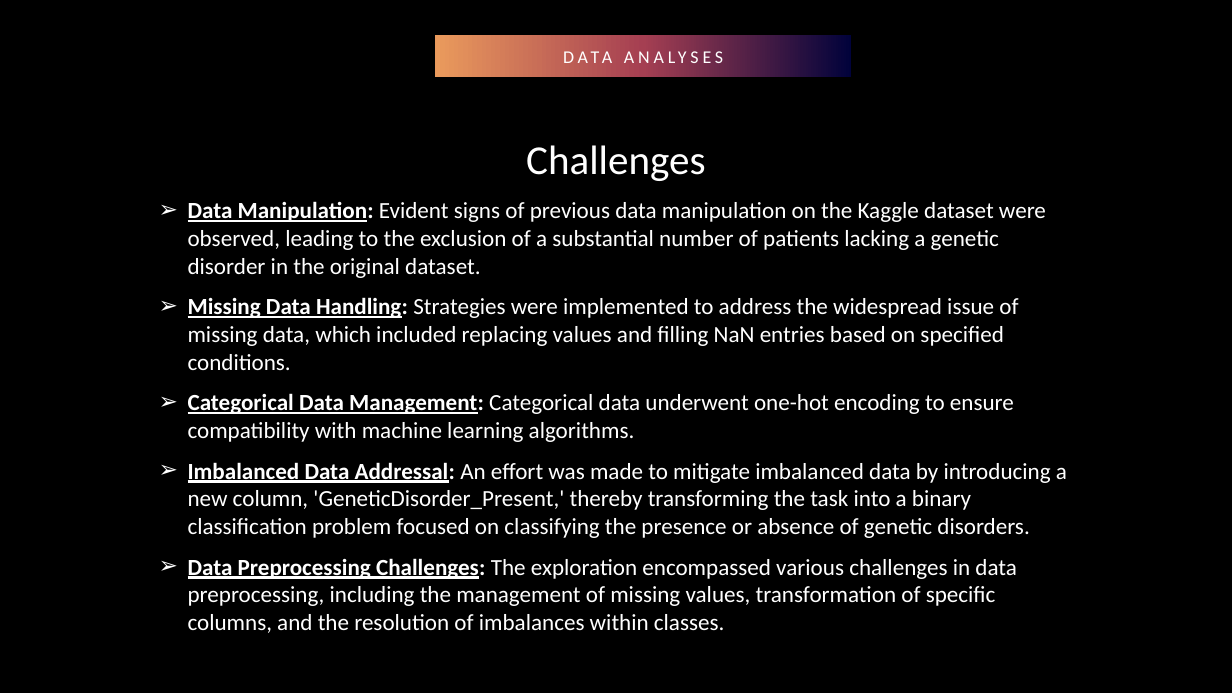
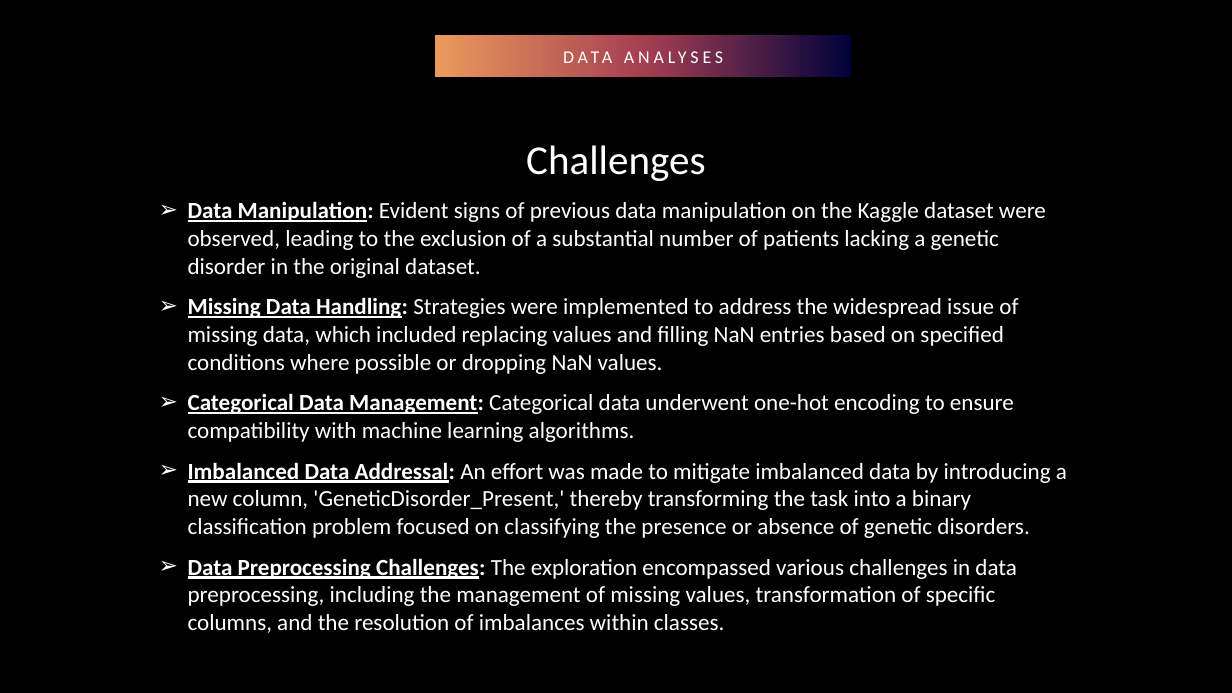
Before and after one commit to Mepseha/Project-4, a slide deck: slide 19 of Predicting Genetic Disorders.pptx. Drawn at 1232x693 pixels with LibreOffice and Linux fonts; fonts in the diff are those of the drawing; background and template pictures are left out. Boxes give left, top, right and bottom in pixels: in the first picture for what was removed or moved away, otherwise in the second. Text is boxed around its words. In the diff, an @@ line names an element or a change of style, - is before the commit and + after.

```diff
--- a/Predicting Genetic Disorders.pptx
+++ b/Predicting Genetic Disorders.pptx
@@ text at box(188, 297, 1018, 374): text changed @@
-➢ Missing Data Handling: Strategies were implemented to address the widespread issue of missing data, which included replacing values and filling NaN entries based on specified conditions.
+➢ Missing Data Handling: Strategies were implemented to address the widespread issue of missing data, which included replacing values and filling NaN entries based on specified conditions where possible or dropping NaN values.
```
Also in this commit, not shown: 10 other slides changed.
